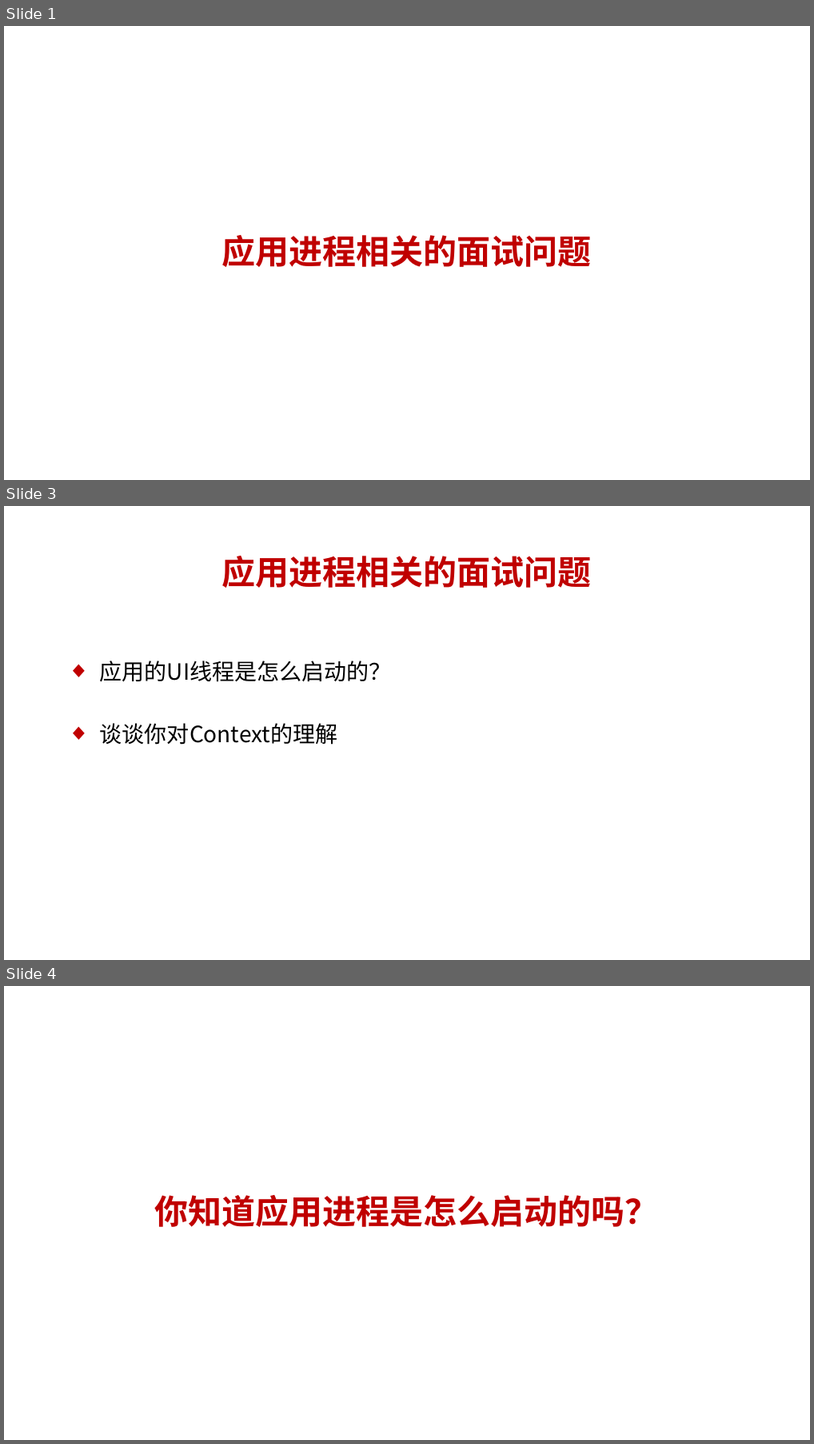
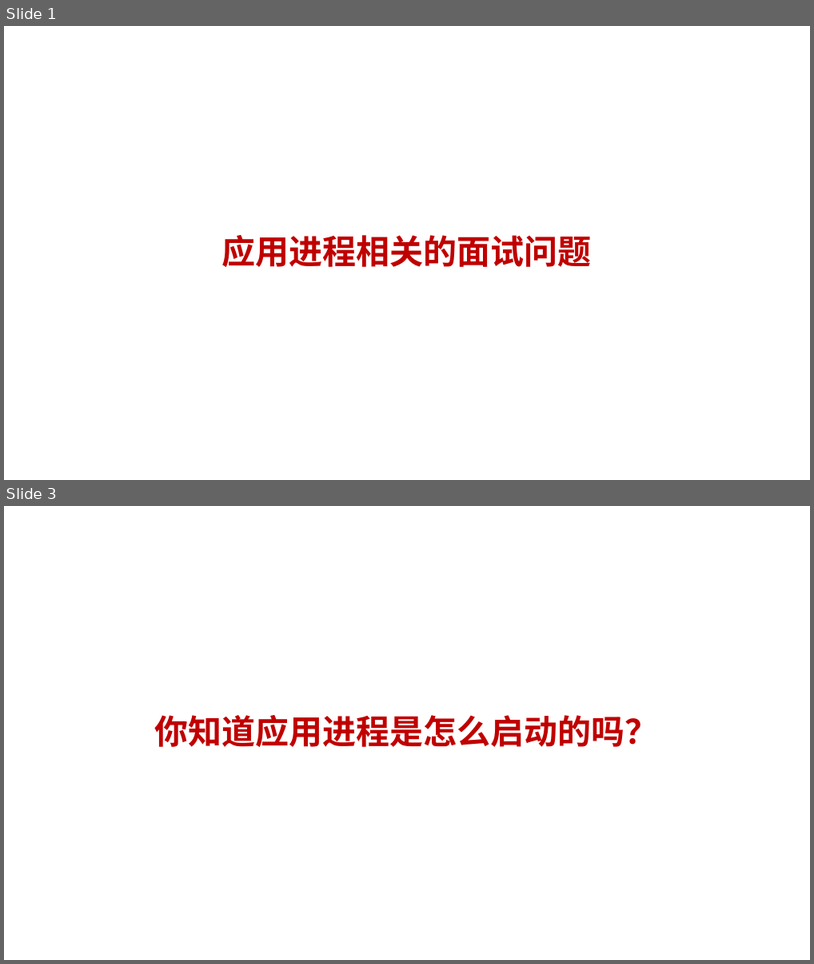
Before and after one commit to dingjikerbo/Android-Interview, a slide deck: Android Framework课程/第04章 应用进程/4.1 你知道应用进程是怎么启动的吗.pptx. Shown one above the other, each under a label of ours: slides 1, 3 and 4 before the commit, slides 1 and 3 after it; the slides between them are not shown. The pictures are 814x1444 and 814x964 pixels, drawn with LibreOffice and Linux fonts; fonts in the diff are those of the drawing. Boxes give left, top, right and bottom in pixels: in the first picture for what was removed or moved away, otherwise in the second. Text is boxed around its words. In the diff, an @@ line names an element or a change of style, - is before the commit and + after.

```diff
--- a/Android Framework课程/第04章 应用进程/4.1 你知道应用进程是怎么启动的吗.pptx
+++ b/Android Framework课程/第04章 应用进程/4.1 你知道应用进程是怎么启动的吗.pptx
@@ slide 3 removed at [4,506,810,960], background #FFFFFF @@
@@ title removed at [222,556,592,588] @@
-应用进程相关的面试问题
@@ text removed at [100,660,392,744] @@
-◆ 应用的UI线程是怎么启动的？
-◆ 谈谈你对Context的理解
@@ what was slide 4 is now slide 3 @@
```
Also in this commit, not shown: 1 slide changed, 60 other files.
